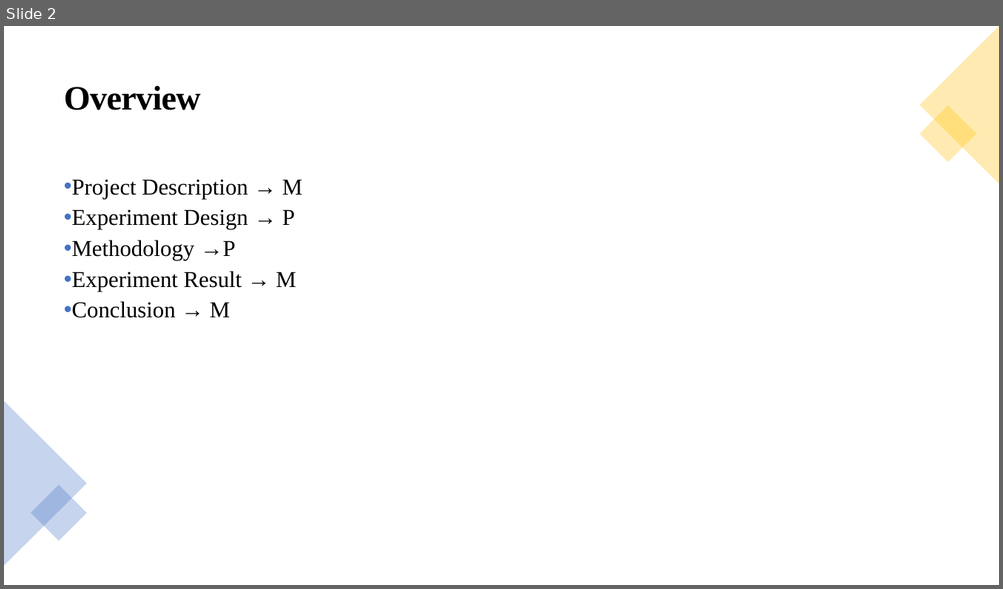
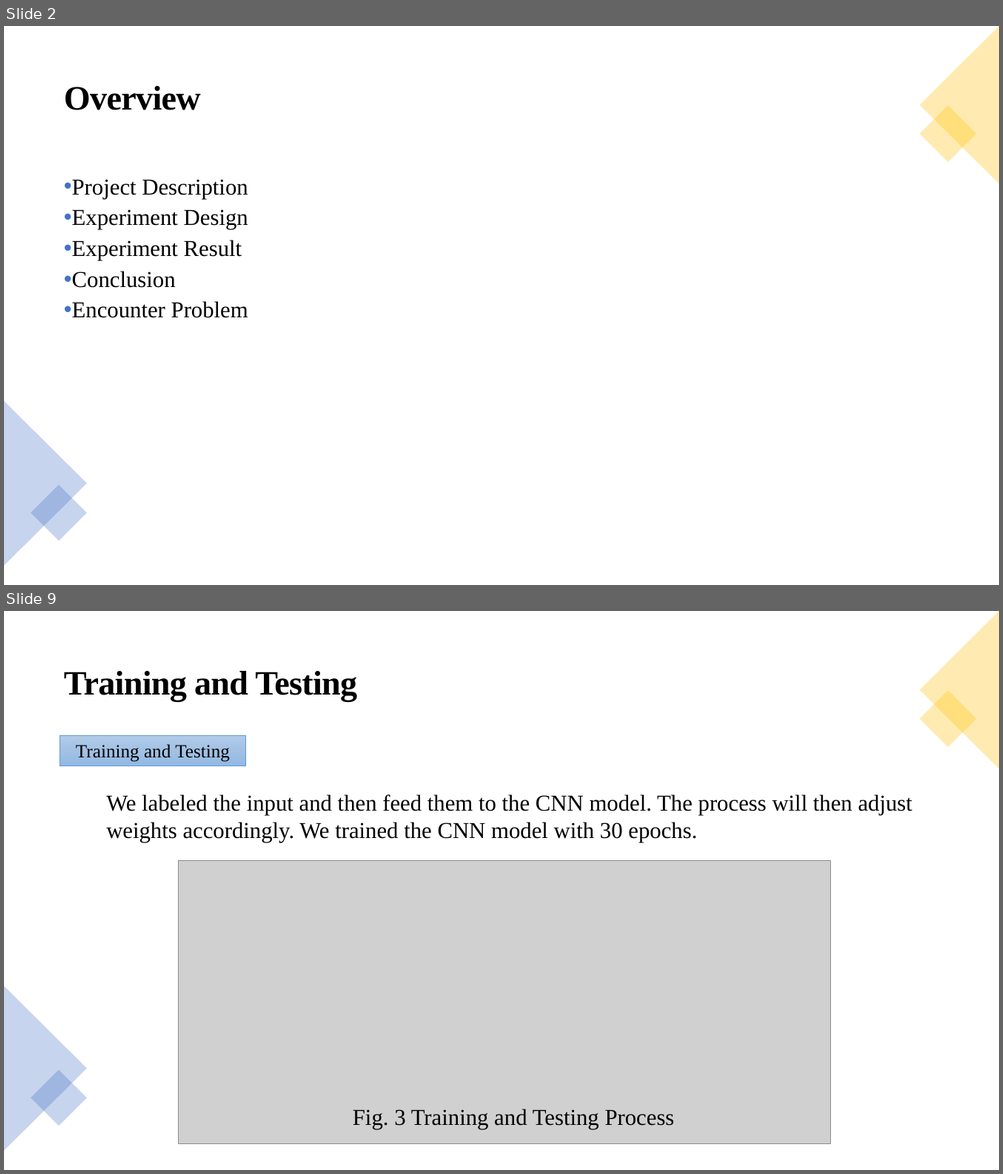
Before and after one commit to paweenp/Classification-of-time-signals-by-CNN-using-STFT, a slide deck: Presentation/Classification-of-time-signals-by-CNN-using-STFT.pptx. Shown one above the other, each under a label of ours: slide 2 before the commit, slides 2 and 9 after it; the slides between them are not shown. The pictures are 1003x589 and 1003x1174 pixels, drawn with LibreOffice and Linux fonts; fonts in the diff are those of the drawing; grey boxes stand for pictures. Boxes give left, top, right and bottom in pixels: in the first picture for what was removed or moved away, otherwise in the second. Text is boxed around its words. In the diff, an @@ line names an element or a change of style, - is before the commit and + after.

```diff
--- a/Presentation/Classification-of-time-signals-by-CNN-using-STFT.pptx
+++ b/Presentation/Classification-of-time-signals-by-CNN-using-STFT.pptx
@@ slide 9 added at (4, 611, 999, 1170), background #FFFFFF @@
@@ triangle added at (919, 611, 999, 769), fill #FFC000 at 30% opacity @@
@@ text added at (64, 671, 357, 701), 33 pt, text #000000, bold @@
+Training and Testing
@@ rectangle added at (919, 691, 976, 748), fill #FFC000 at 30% opacity @@
@@ rectangle added at (60, 735, 247, 766), fill gradient #B1CBE9 to #A3C1E5 to #93B9E4, outline #5B9BD5 0.5 pt, 18 pt, text #000000 @@
+Training and Testing
@@ text added at (106, 795, 912, 843), 22 pt, text #000000 @@
+We labeled the input and then feed them to the CNN model. The process will then adjust weights accordingly. We trained the CNN model with 30 epochs.
@@ picture added at (179, 861, 831, 1145) @@
@@ triangle added at (4, 986, 87, 1151), fill #4472C4 at 30% opacity @@
@@ rectangle added at (31, 1070, 87, 1126), fill #4472C4 at 30% opacity @@
@@ text added at (353, 1109, 674, 1130), 22 pt, text #000000 @@
+Fig. 3 Training and Testing Process
@@ slide 2 changed as well @@
@@ text at (72, 179, 248, 318): text changed @@
-• Project Description → M
-• Experiment Design → P
-• Methodology →P
-• Experiment Result → M
-• Conclusion → M
+• Project Description
+• Experiment Design
+• Experiment Result
+• Conclusion
+• Encounter Problem
```
Also in this commit, not shown: 1 other slide changed, 15 other slides added, 5 slides removed.
